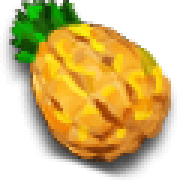
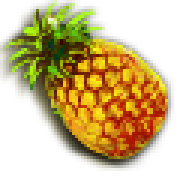
Comparing the layer stacks of the two (180, 180) images. Changes:
added layer "Layer 2" (45%) above "Vector Smart Object" over [0, 0, 168, 159]
added layer "Vector Smart Object" (1st of 2) (multiply) above "Layer 1 copy 2" over [0, 0, 168, 159]
added layer "Layer 1 copy 2" above "Layer 1" over [30, 24, 171, 171]
hid "Layer 1", opacity 100% → 70%, blend normal → overlay, painted on it over [0, 0, 177, 180]
hid "Vector Smart Object" (2nd of 2) over [12, 3, 171, 162]
hid "Layer 0" over [0, 0, 177, 180]
